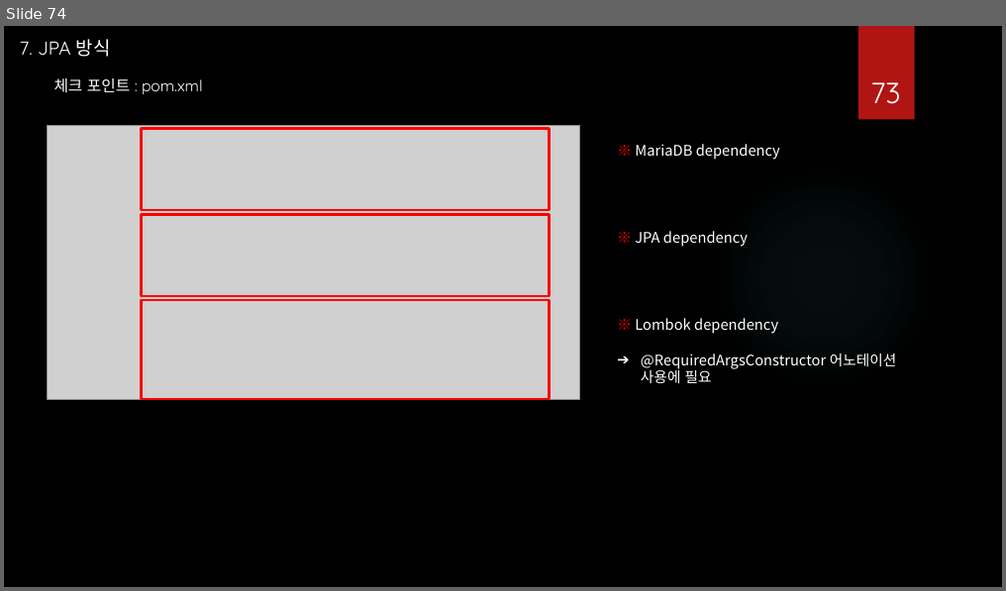
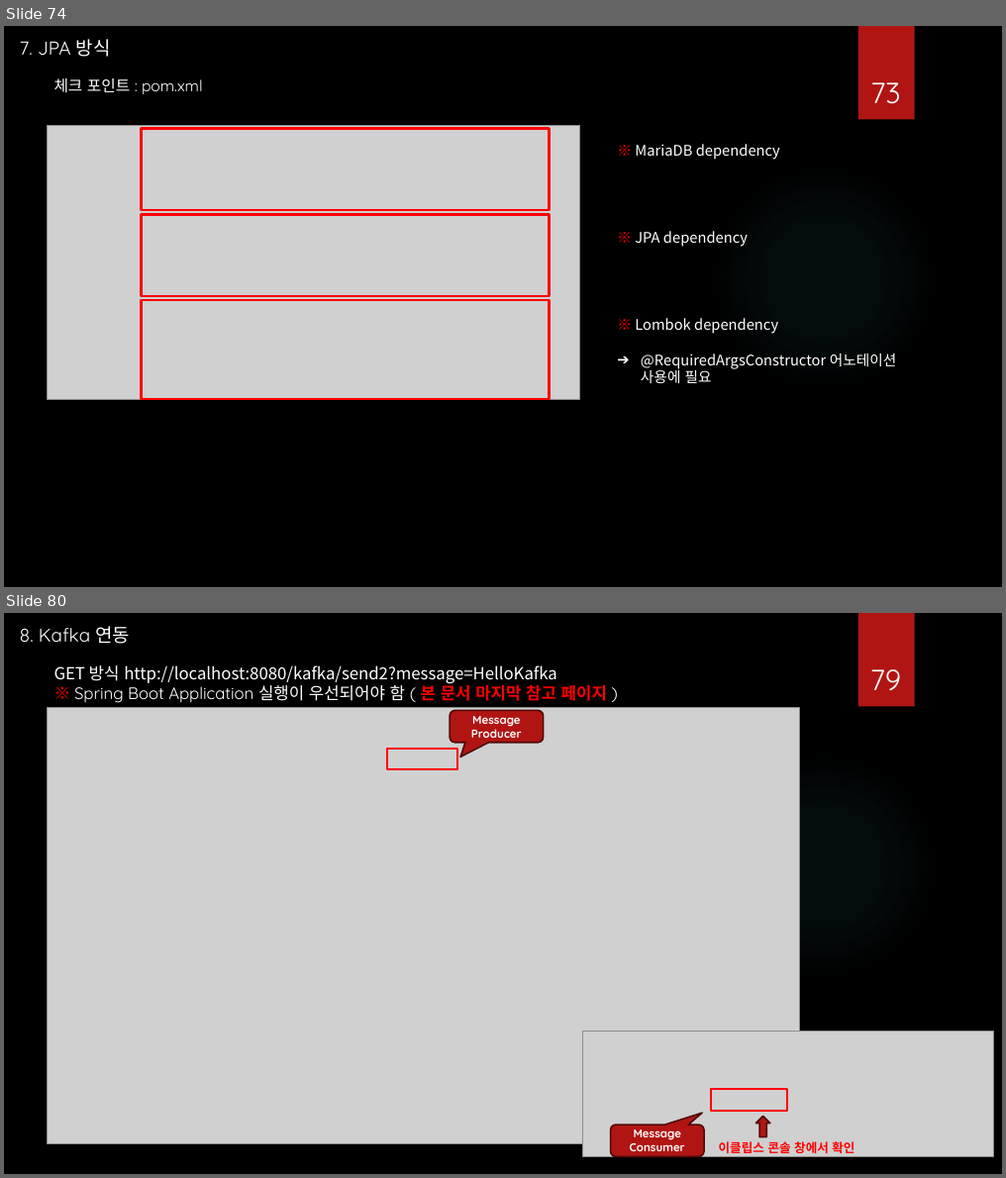
Before and after one commit to hancha123/Spring-Boot, a slide deck: Spring Boot Template.pptx. Shown one above the other, each under a label of ours: slide 74 before the commit, slides 74 and 80 after it; the slides between them are not shown. The pictures are 1006x591 and 1006x1178 pixels, drawn with LibreOffice and Linux fonts; fonts in the diff are those of the drawing; grey boxes stand for pictures; background and template pictures are left out. Boxes give left, top, right and bottom in pixels: in the first picture for what was removed or moved away, otherwise in the second. Text is boxed around its words. In the diff, an @@ line names an element or a change of style, - is before the commit and + after.

Commit message:
SpringBoot Template Generator User Guide

```diff
--- a/Spring Boot Template.pptx
+++ b/Spring Boot Template.pptx
@@ slide 80 added at <box>4,613,1002,1174</box>, background picture (left out); not listed: 2 template elements that a slide beside it also shows @@
@@ text added at <box>20,626,130,644</box>, 18 pt, text #FFFFFF @@
+8. Kafka 연동
@@ text added at <box>54,665,607,703</box>, 16 pt, text #FFFFFF @@
+GET 방식 http://localhost:8080/kafka/send2?message=HelloKafka
+※ Spring Boot Application 실행이 우선되어야 함 ( 본 문서 마지막 참고 페이지 )
@@ page number added at <box>870,669,901,691</box>, 28 pt, text #FFFFFF @@
+79
@@ picture added at <box>47,707,799,1144</box> @@
@@ rounded speech box added at <box>450,710,543,743</box>, fill #B01513, outline #4D0908 1.5 pt, 11 pt, text #FFFFFF, bold @@
+Message Producer
@@ rectangle added at <box>387,750,457,769</box>, outline #FF0000 2.25 pt @@
@@ picture added at <box>583,1032,994,1157</box> @@
@@ rectangle added at <box>712,1089,787,1111</box>, outline #FF0000 2.25 pt @@
@@ up arrow added at <box>756,1116,770,1137</box>, fill #B01513, outline #4D0908 1.5 pt @@
@@ rounded speech box added at <box>611,1125,704,1157</box>, fill #B01513, outline #4D0908 1.5 pt, 11 pt, text #FFFFFF, bold @@
+Message Consumer
@@ text added at <box>719,1142,854,1154</box>, 12 pt, text #FF0000, bold @@
+이클립스 콘솔 창에서 확인
```
Also in this commit, not shown: 1 slide changed, 10 other slides added.
